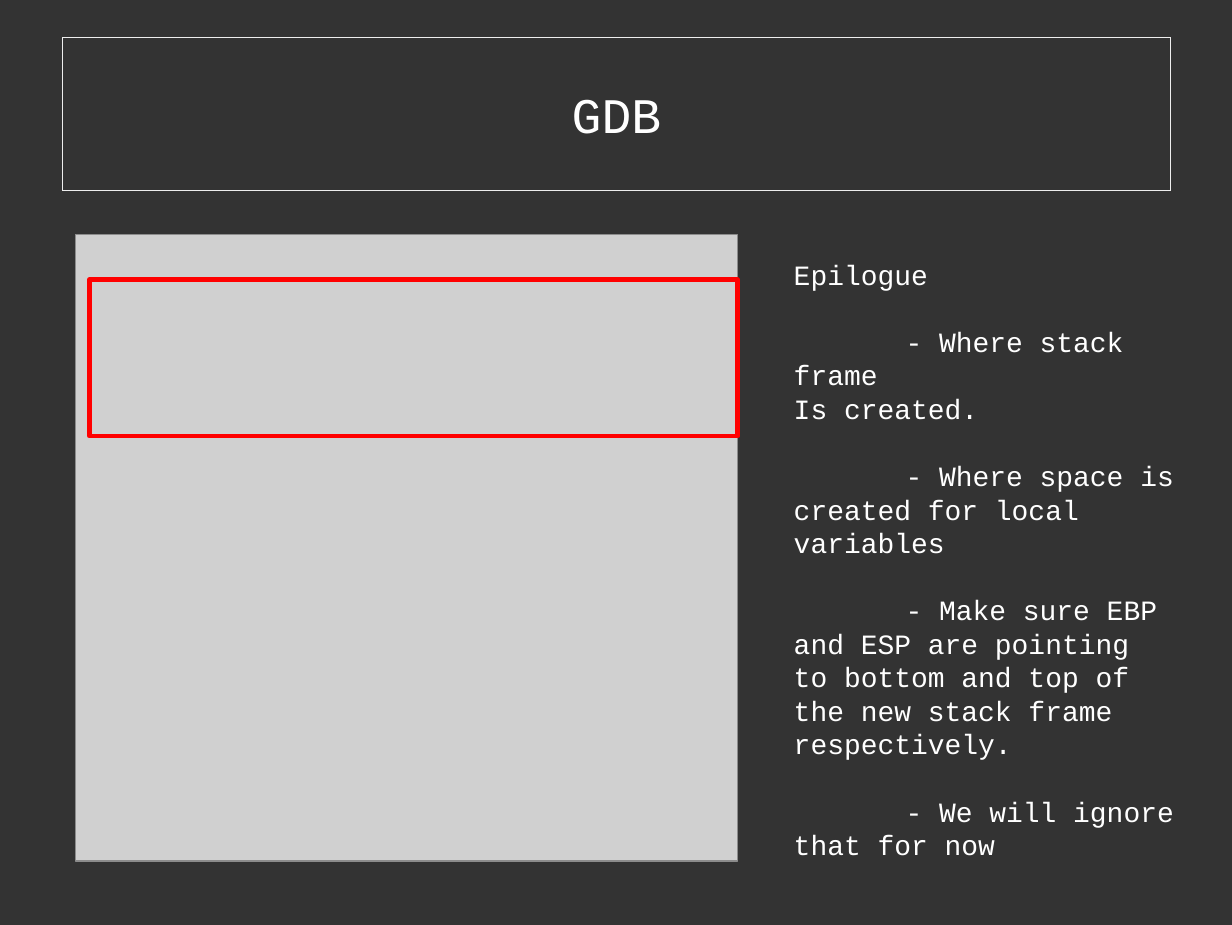
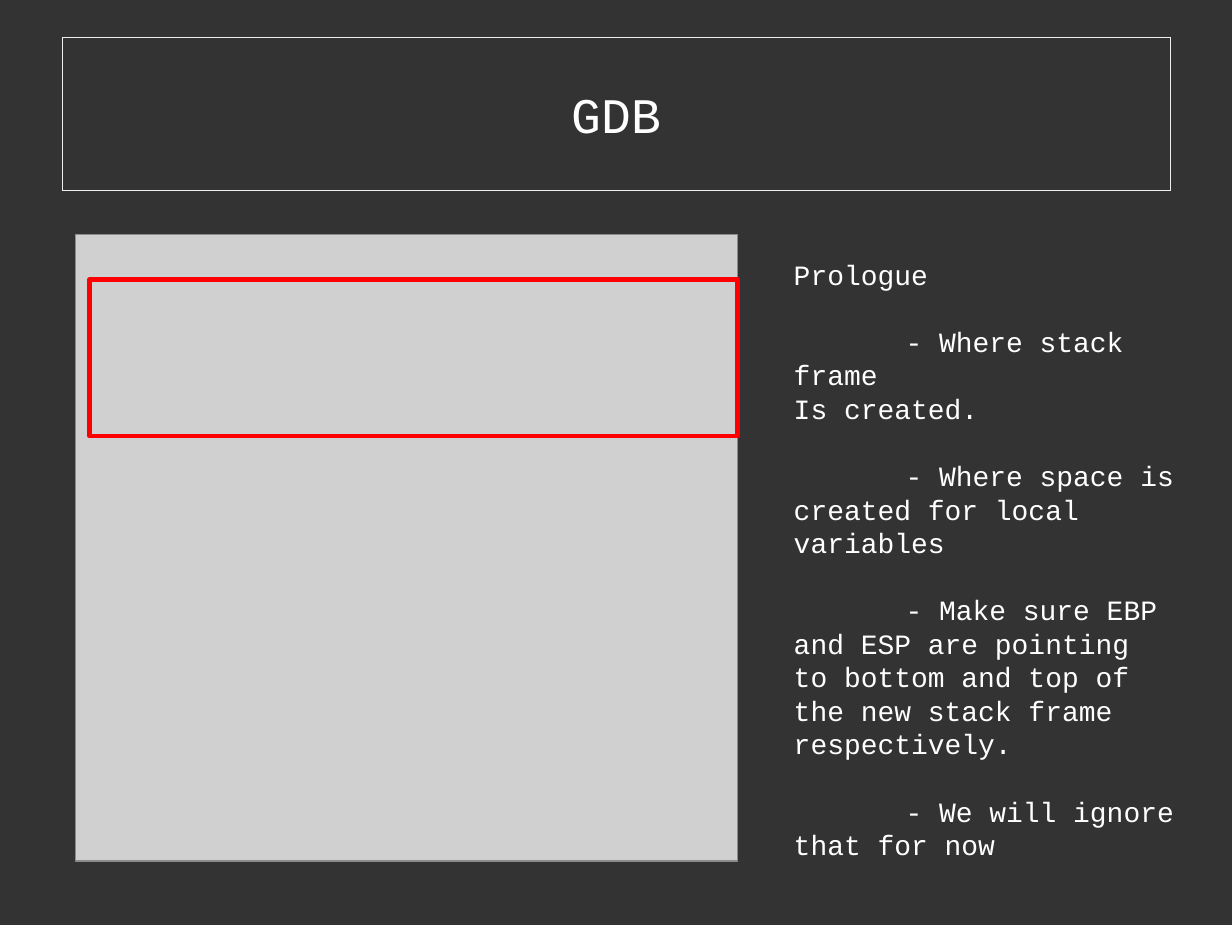
Before and after one commit to cExplr/Reversing_Basics, a slide deck: slide 54 of reversingBasics.odp. Drawn at 1232x925 pixels with LibreOffice and Linux fonts; fonts in the diff are those of the drawing; grey boxes stand for pictures. Boxes give left, top, right and bottom in pixels: in the first picture for what was removed or moved away, otherwise in the second. Text is boxed around its words. In the diff, an @@ line names an element or a change of style, - is before the commit and + after.

Commit message:
Updated slides to include epilogue

```diff
--- a/reversingBasics.odp
+++ b/reversingBasics.odp
@@ text at (x1=794, y1=265, x2=928, y2=291): text changed @@
-Epilogue
+Prologue
```
Also in this commit, not shown: 8 other slides changed, 14 slides added, 5 other files.
